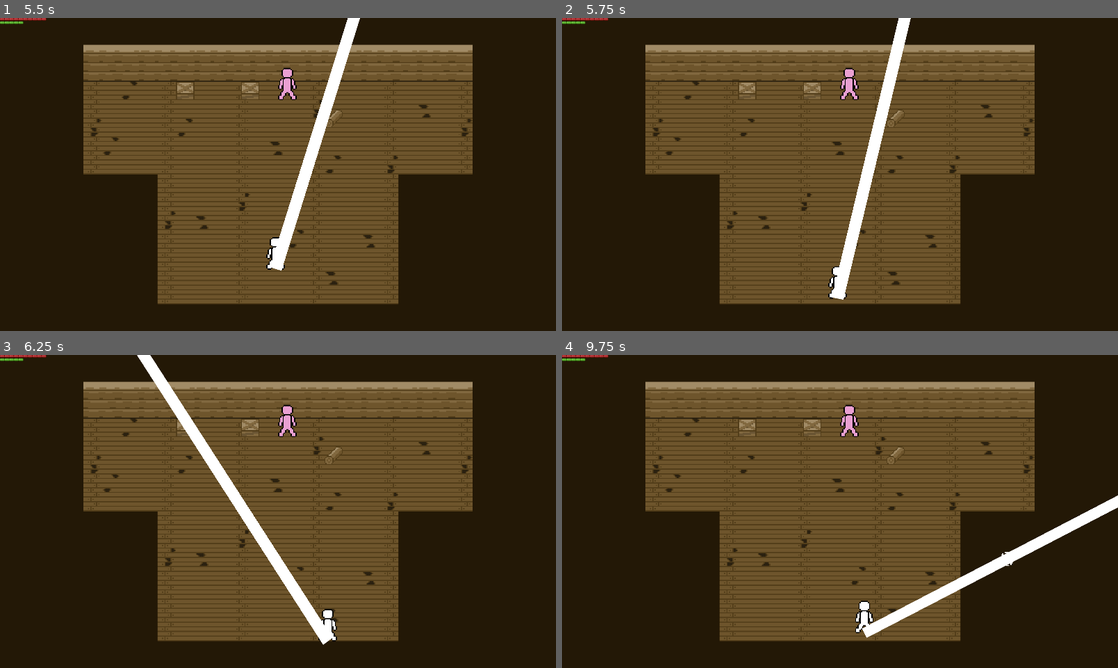
Above: before the commit, frames 1-4 (two rows, left to right).
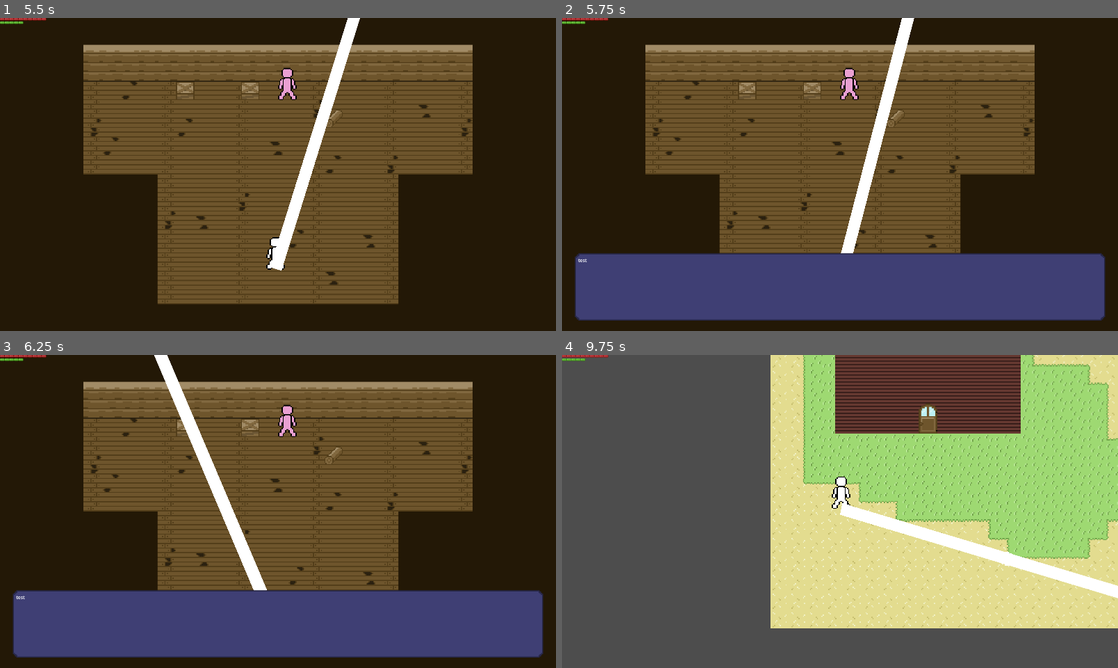
Above: after the commit, the same moments.

Repository: minimar/survivalgamething
Game: Godot game, scene res://Scenes/cabin.tscn
Same seed, same stepped clock (60 frames per second), same inputs: the game is played once before the commit and once after it. This scene is started directly instead of the project's main scene.
Inputs (mouse positions are in pixels of both pictures, inside the frame that each line leads up to):
- Up to frame 1 (5.5 s): tap Enter at 0.5 s; move the mouse to (400, 158) at 0.52 s; hold D (ui_right) 0.53-1.28 s; hold Right mouse button (Aim) 0.53-1.28 s; move the mouse to (166, 190) at 1.27 s; hold S (ui_down) 1.28-2.03 s; click (166, 190) at 1.35 s; tap Space at 2 s; move the mouse to (333, 105) at 2.02 s; hold D (ui_right) 2.03-2.78 s; tap E (Interact) at 2.1, 5.1 s; move the mouse to (250, 237) at 2.77 s; hold W (ui_up) 2.78-3.53 s; tap F (Quick Eat) at 2.85 s; move the mouse to (444, 221) at 3.52 s; hold Right mouse button (Aim) 3.53-4.28 s; hold A (ui_left) 3.53-5.03 s; move the mouse to (111, 127) at 4.27 s; click (111, 127) at 4.35 s; move the mouse to (305, 174) at 5.02 s; hold S (ui_down) from 5.03 s (still down)
- Up to frame 2 (5.75 s): keep holding S (ui_down)
- Up to frame 3 (6.25 s): move the mouse to (194, 433) at 5.77 s; release S (ui_down) at 5.78 s; hold D (ui_right) from 5.78 s (still down); tap F (Quick Eat) at 5.85 s
- Up to frame 4 (9.75 s): move the mouse to (962, 495) at 6.52 s; release D (ui_right) at 6.53 s; hold W (ui_up) 6.53-7.28 s; hold Right mouse button (Aim) 6.53-7.28 s; move the mouse to (728, 527) at 7.27 s; hold D (ui_right) 7.28-8.03 s; click (728, 527) at 7.35 s; tap Enter at 8 s; move the mouse to (895, 442) at 8.02 s; hold S (ui_down) 8.03-8.78 s; tap E (Interact) at 8.1 s; move the mouse to (812, 574) at 8.77 s; hold A (ui_left) 8.78-9.53 s; tap F (Quick Eat) at 8.85 s; move the mouse to (1006, 558) at 9.52 s; hold W (ui_up) from 9.53 s (still down); hold Right mouse button (Aim) from 9.53 s (still down)

Frame 1 is identical in both runs. In frame 2, 21% of the frame differs, in the area x 2-98%, y 0-97%; in frame 3, 23%; in frame 4, 99%, in the area x 0-100%, y 0-100%.

Commit message:
More Dialogue Stuff

Diff:
--- a/Scripts/dialogue.gd
+++ b/Scripts/dialogue.gd
@@ -13,6 +13,11 @@
 var dialoguePos:int
 
 var sceneDict = {
+	'scene1' = {
+		'dialogue': [
+			'test'
+		]
+	},
 	'meek0' = {
 		'dialogue': [
 			'"Hey, you\'re back! D-did you find anything cool?"'
@@ -24,7 +29,12 @@
 	'soon0' = {
 		'dialogue': [
 			'"Hmm, did you forget something?"'
-		]},
+		],
+		'confidence':
+			[
+				20
+			]
+		},
 	'soon1' = {
 		'dialogue': [
 			'"Hey! Are you teasing me?"'
@@ -100,13 +110,14 @@
 		return Node.new()
 
 func test():
-	eventHold = true
-	var girl := findGirl()
-	var tween = create_tween()
-	tween.tween_property(girl,"position",Vector2(10,10),2)
-	tween.tween_callback(advanceScene)
-	tween.tween_property(self,"eventHold",false,0)
-	tween.tween_property(girl.find_child("dialogueArea"),"sceneID","scene2",0)
+	evalDialogue()
+	#eventHold = true
+	#var girl := findGirl()
+	#var tween = create_tween()
+	#tween.tween_property(girl,"position",Vector2(10,10),2)
+	#tween.tween_callback(advanceScene)
+	#tween.tween_property(self,"eventHold",false,0)
+	#tween.tween_property(girl.find_child("dialogueArea"),"sceneID","scene2",0)
 
 func evalDialogue():
 	var girl := findGirl()
@@ -114,4 +125,5 @@
 	var mood = girl.mood
 	var confidence = girl.confidence
 	for scenes in sceneDict:
-		pass
+		var sceneList = scenes[confidence]
+		print(sceneList)
